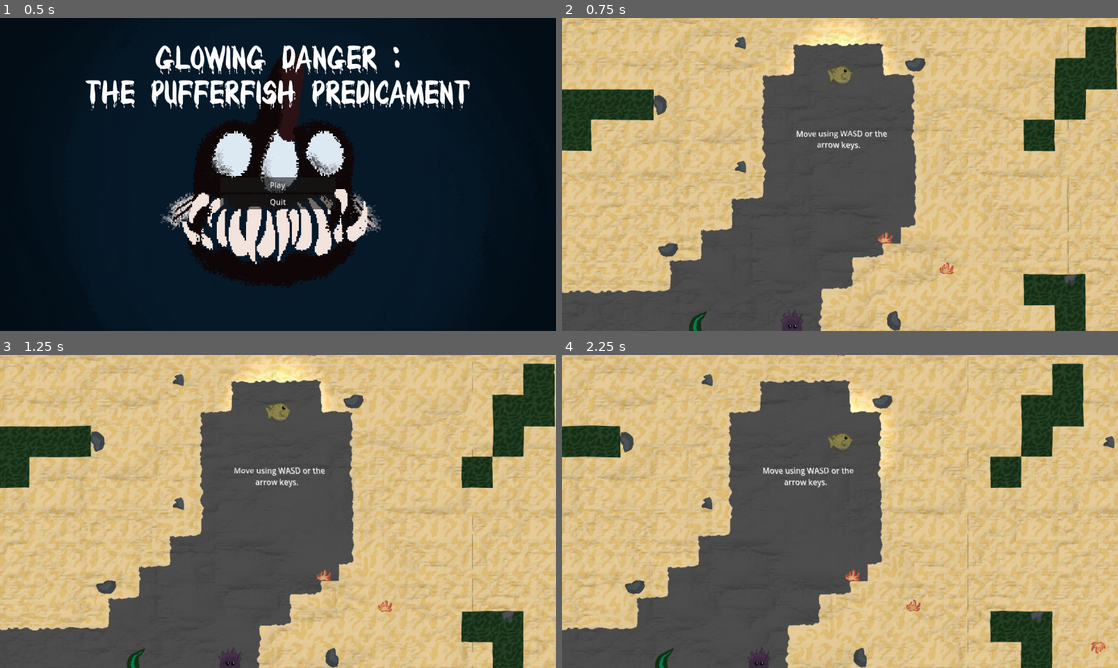
Above: before the commit, frames 1-4 (two rows, left to right).
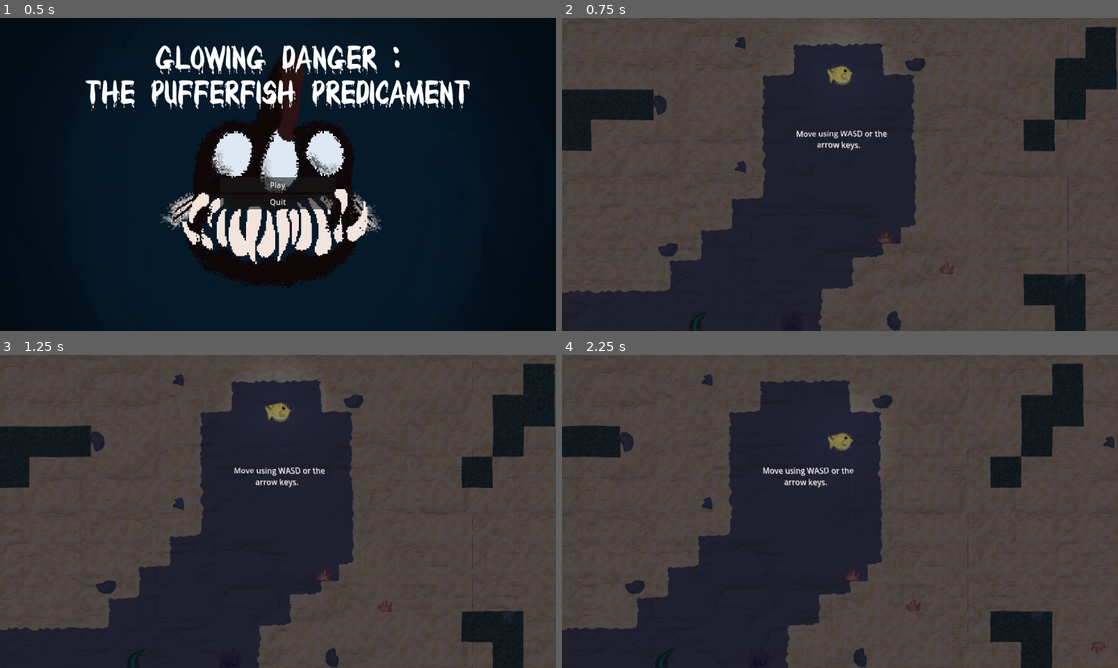
Above: after the commit, the same moments.

Repository: Chestrade/pixel-jam-2024
Game: Godot game, scene res://Scenes/main_menu.tscn
Two runs of this game, one before a commit and one after it. Both use one fixed random seed, a clock stepped at 60 frames per second and the inputs below.
Inputs (mouse positions are in pixels of both pictures, inside the frame that each line leads up to):
- Up to frame 1 (0.5 s): no input
- Up to frame 2 (0.75 s): click "Play" at 0.5 s
- Up to frame 3 (1.25 s): no input
- Up to frame 4 (2.25 s): tap Space (inflate) at 1.25, 2, 2.1 s; move the mouse to (962, 495) at 1.27 s; hold Right (swim_right) 1.28-2.03 s; hold Shift (dash) 1.28-2.03 s; move the mouse to (728, 527) at 2.02 s; hold Down (swim_down) from 2.03 s (still down)

Frame 1 is identical in both runs. In frame 2, 98% of the frame differs, in the area x 0-100%, y 0-100%; in frame 3, 98%; in frame 4, 99%.

Commit message:
Final tweaks

Diff:
--- a/Characters/player_blowfish.tscn
+++ b/Characters/player_blowfish.tscn
@@ -78,6 +78,7 @@
 
 [node name="Player" type="CharacterBody2D" groups=["Player"]]
 z_index = 3
+position = Vector2(6, -2)
 collision_layer = 2
 collision_mask = 7
 motion_mode = 1
@@ -128,6 +129,9 @@
 texture = SubResource("GradientTexture2D_adhmc")
 texture_scale = 2.0
 
+[node name="Bubbles" parent="." instance=ExtResource("9_dd8cb")]
+position = Vector2(3, -17)
+
 [node name="Node" type="Node" parent="."]
 
 [node name="Inflate" type="AudioStreamPlayer" parent="Node"]
@@ -138,6 +142,4 @@
 max_polyphony = 2
 bus = &"Player"
 
-[node name="Bubbles" parent="." instance=ExtResource("9_dd8cb")]
-
 [connection signal="timeout" from="SinkTimer" to="." method="_on_sink_timer_timeout"]
--- a/Scenes/main_level.tscn
+++ b/Scenes/main_level.tscn
@@ -58,7 +58,6 @@
 [node name="UI" type="CanvasLayer" parent="."]
 
 [node name="Vignette" type="ColorRect" parent="UI" node_paths=PackedStringArray("player")]
-visible = false
 material = SubResource("ShaderMaterial_noael")
 anchors_preset = 15
 anchor_right = 1.0
@@ -69,7 +68,6 @@
 player = NodePath("../../Player")
 
 [node name="Pause Menu" parent="UI" instance=ExtResource("2_flmfg")]
-visible = false
 
 [node name="Angler Fish" parent="." node_paths=PackedStringArray("player") instance=ExtResource("8_gcq0m")]
 position = Vector2(1606, 1360)
--- a/Scenes/tutorial.tscn
+++ b/Scenes/tutorial.tscn
@@ -33,12 +33,10 @@
 layer_0/name = "Background"
 layer_0/tile_data = PackedInt32Array(0, 327684, 6, 1, 327684, 6, 2, 327684, 6, 3, 327684, 6, 4, 327684, 6, 5, 327684, 6 …(23549 unchanged characters)…
 layer_1/name = "Foreground"
-layer_1/y_sort_enabled = true
 layer_1/y_sort_origin = 1
 layer_1/tile_data = PackedInt32Array(327674, 262148, 1342177283, 262141, 262148, 1342177283, 196607, 262148, 1342177283 …(1520 unchanged characters)…
 
 [node name="Angler Fish Light Screen" type="ColorRect" parent="."]
-visible = false
 offset_left = -701.0
 offset_top = -604.0
 offset_right = 1226.0
@@ -49,7 +47,6 @@
 [node name="Water Wave Shader" parent="." instance=ExtResource("3_fv5ju")]
 
 [node name="UI" type="CanvasLayer" parent="."]
-visible = false
 
 [node name="Vignette" type="ColorRect" parent="UI" node_paths=PackedStringArray("player")]
 material = SubResource("ShaderMaterial_0wiwq")
--- a/Scripts/UI/pauseMenu.gd
+++ b/Scripts/UI/pauseMenu.gd
@@ -33,4 +33,4 @@
 	get_tree().change_scene_to_file("res://Scenes/main_menu.tscn")
 
 func _on_quit_game_pressed() -> void: # Quit to desktop
-	get_tree().quit
+	get_tree().quit()
Not shown: 1 places in Characters/angler_fish.tscn that only renumber resources
Not shown: 1 places in Characters/player_blowfish.tscn that only renumber resources
Not shown: 1 places in Scenes/bubbles.tscn that only renumber resources
Not shown, added: export_presets.cfg
